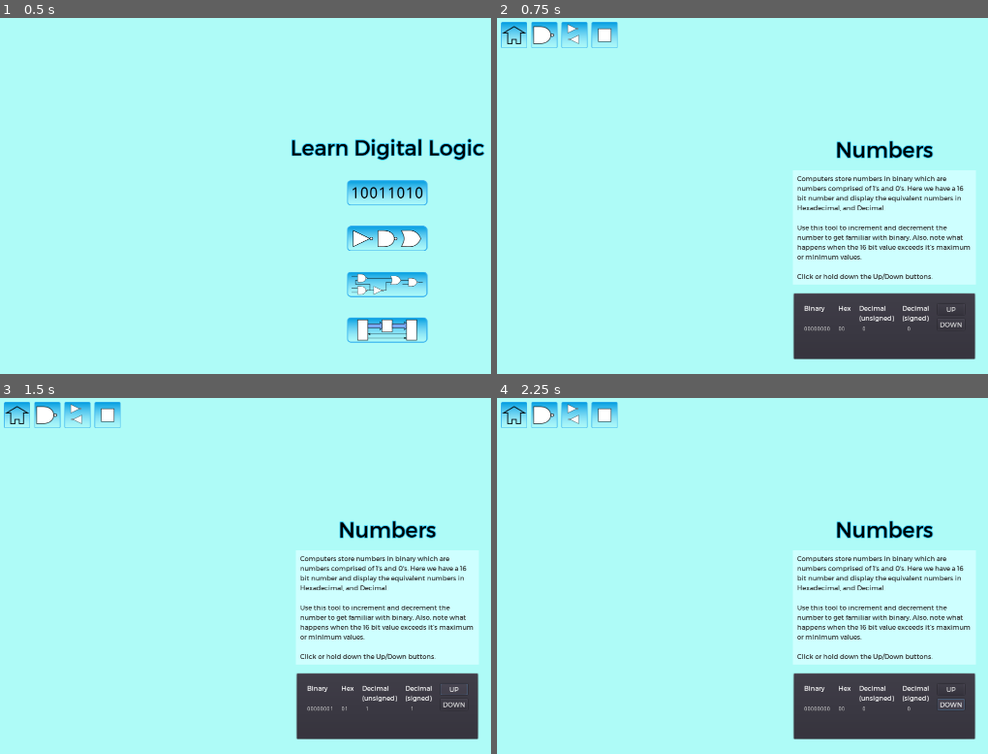
Above: before the commit, frames 1-4 (two rows, left to right).
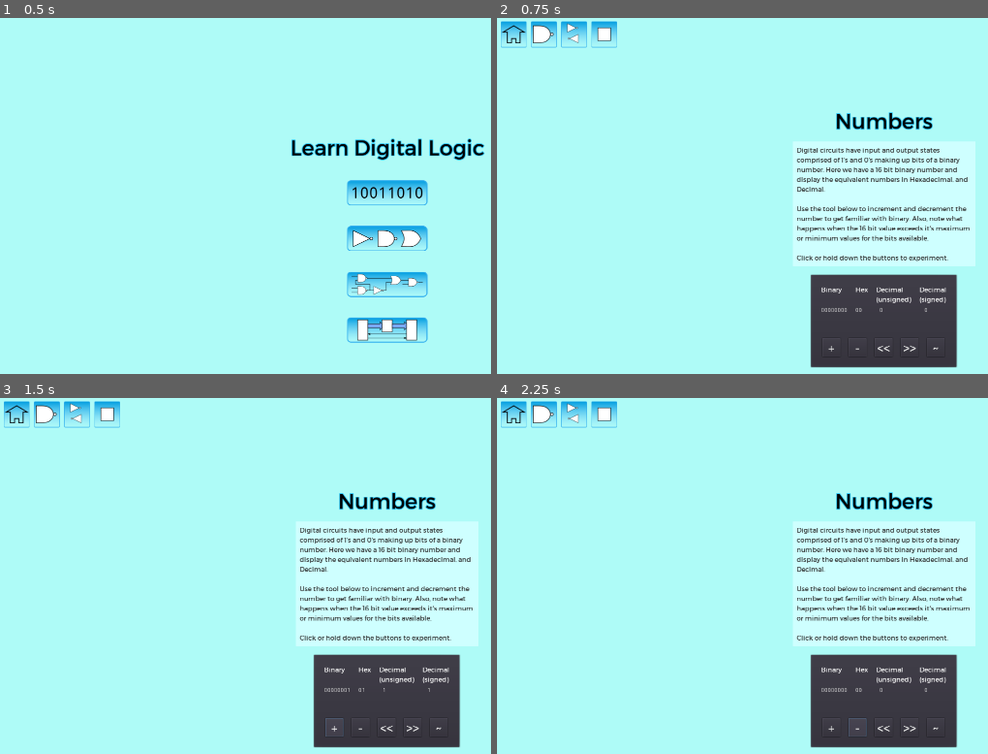
Above: after the commit, the same moments.

Repository: andrew-wilkes/digital-logic
Game: Godot game, scene res://Main.tscn
The game is run twice, just before and just after one commit, with the same random seed, the same clock (stepped at 60 frames per second) and the same inputs.
Inputs (mouse positions are in pixels of both pictures, inside the frame that each line leads up to):
- Up to frame 1 (0.5 s): no input
- Up to frame 2 (0.75 s): click (884, 192) at 0.5 s
- Up to frame 3 (1.5 s): click "UP" (after the commit: "+") at 1.25 s
- Up to frame 4 (2.25 s): click "DOWN" (after the commit: "-") at 2 s

Frame 1 is identical in both runs. In frame 2, 12% of the frame differs, in the area x 0-98%, y 0-99%; in frame 3, 12%; in frame 4, 12%.

Commit message:
Add big buttons to number panel

Diff:
--- a/game/Numbers.gd
+++ b/game/Numbers.gd
@@ -115,3 +115,15 @@
 func _on_AlertTimer_timeout():
 	alert.text = ""
 	warning = false
+
+
+func _on_ShiftLeft_button_down():
+	set_number(number << 1)
+
+
+func _on_ShiftRight_button_down():
+	set_number(number >> 1)
+
+
+func _on_Invert_button_down():
+	set_number(~number)
--- a/game/Numbers.tscn
+++ b/game/Numbers.tscn
@@ -6,10 +6,15 @@
 [ext_resource path="res://TextPanel.tscn" type="PackedScene" id=4]
 [ext_resource path="res://Buttons.tscn" type="PackedScene" id=5]
 [ext_resource path="res://center.gd" type="Script" id=6]
+[ext_resource path="res://assets/big_button_font.tres" type="DynamicFont" id=7]
 
 [node name="Numbers" type="Container"]
 anchor_right = 1.0
 anchor_bottom = 1.0
+margin_left = -1.0
+margin_top = -2.0
+margin_right = -1.0
+margin_bottom = -2.0
 script = ExtResource( 1 )
 __meta__ = {
 "_edit_use_anchors_": false
@@ -34,17 +39,18 @@
 align = 1
 
 [node name="TextPanel" parent="VBox" instance=ExtResource( 4 )]
-text = "Computers store numbers in binary which are numbers comprised of 1's and 0's. Here we have a 16 bit number and display the equivalent numbers in Hexadecimal, and Decimal.
-
-Use this tool to increment and decrement the number to get familiar with binary. Also, note what happens when the 16 bit value exceeds it's maximum or minimum values.
-
-Click or hold down the Up/Down buttons."
+text = "Digital circuits have input and output states comprised of 1's and 0's making up bits of a binary number. Here we have a 16 bit binary number and display the equivalent numbers in Hexadecimal, and Decimal.
+
+Use the tool below to increment and decrement the number to get familiar with binary. Also, note what happens when the 16 bit value exceeds it's maximum or minimum values for the bits available.
+
+Click or hold down the buttons to experiment."
 
 [node name="Panel" type="PanelContainer" parent="VBox"]
+margin_left = 43.0
 margin_top = 337.0
-margin_right = 448.0
-margin_bottom = 501.0
-size_flags_horizontal = 0
+margin_right = 404.0
+margin_bottom = 567.0
+size_flags_horizontal = 4
 size_flags_vertical = 0
 __meta__ = {
 "_edit_use_anchors_": false
@@ -53,8 +59,8 @@
 [node name="MarginContainer" type="MarginContainer" parent="VBox/Panel"]
 margin_left = 7.0
 margin_top = 7.0
-margin_right = 441.0
-margin_bottom = 157.0
+margin_right = 354.0
+margin_bottom = 223.0
 custom_constants/margin_right = 20
 custom_constants/margin_top = 20
 custom_constants/margin_left = 20
@@ -66,15 +72,15 @@
 [node name="VBox" type="VBoxContainer" parent="VBox/Panel/MarginContainer"]
 margin_left = 20.0
 margin_top = 20.0
-margin_right = 414.0
-margin_bottom = 130.0
+margin_right = 327.0
+margin_bottom = 196.0
 custom_constants/separation = 20
 __meta__ = {
 "_edit_use_anchors_": false
 }
 
 [node name="Counter" type="HBoxContainer" parent="VBox/Panel/MarginContainer/VBox"]
-margin_right = 394.0
+margin_right = 307.0
 margin_bottom = 69.0
 custom_constants/separation = 20
 __meta__ = {
@@ -164,32 +170,61 @@
 size_flags_vertical = 0
 text = "0"
 
-[node name="Col5" type="VBoxContainer" parent="VBox/Panel/MarginContainer/VBox/Counter"]
-margin_left = 327.0
-margin_right = 394.0
-margin_bottom = 69.0
-custom_constants/separation = 10
-
-[node name="Up" type="Button" parent="VBox/Panel/MarginContainer/VBox/Counter/Col5"]
-margin_right = 67.0
-margin_bottom = 27.0
-custom_fonts/font = ExtResource( 2 )
-text = "UP"
-
-[node name="Down" type="Button" parent="VBox/Panel/MarginContainer/VBox/Counter/Col5"]
-margin_top = 37.0
-margin_right = 67.0
-margin_bottom = 64.0
-custom_fonts/font = ExtResource( 2 )
-text = "DOWN"
-
 [node name="Alert" type="Label" parent="VBox/Panel/MarginContainer/VBox"]
 margin_top = 89.0
-margin_right = 394.0
+margin_right = 307.0
 margin_bottom = 110.0
 custom_fonts/font = ExtResource( 2 )
 text = "Alert"
 align = 1
+
+[node name="Buttons" type="HBoxContainer" parent="VBox/Panel/MarginContainer/VBox"]
+margin_left = 3.0
+margin_top = 130.0
+margin_right = 303.0
+margin_bottom = 176.0
+size_flags_horizontal = 4
+custom_constants/separation = 20
+
+[node name="Up" type="Button" parent="VBox/Panel/MarginContainer/VBox/Buttons"]
+margin_right = 44.0
+margin_bottom = 46.0
+rect_min_size = Vector2( 44, 0 )
+custom_fonts/font = ExtResource( 7 )
+text = "+"
+
+[node name="Down" type="Button" parent="VBox/Panel/MarginContainer/VBox/Buttons"]
+margin_left = 64.0
+margin_right = 108.0
+margin_bottom = 46.0
+rect_min_size = Vector2( 44, 0 )
+custom_fonts/font = ExtResource( 7 )
+text = "-"
+
+[node name="ShiftLeft" type="Button" parent="VBox/Panel/MarginContainer/VBox/Buttons"]
+margin_left = 128.0
+margin_right = 172.0
+margin_bottom = 46.0
+hint_tooltip = "Bit shift left"
+custom_fonts/font = ExtResource( 7 )
+text = "<<"
+
+[node name="ShiftRight" type="Button" parent="VBox/Panel/MarginContainer/VBox/Buttons"]
+margin_left = 192.0
+margin_right = 236.0
+margin_bottom = 46.0
+hint_tooltip = "Bit shift right"
+custom_fonts/font = ExtResource( 7 )
+text = ">>"
+
+[node name="Invert" type="Button" parent="VBox/Panel/MarginContainer/VBox/Buttons"]
+margin_left = 256.0
+margin_right = 300.0
+margin_bottom = 46.0
+rect_min_size = Vector2( 44, 0 )
+hint_tooltip = "Invert"
+custom_fonts/font = ExtResource( 7 )
+text = "~"
 
 [node name="Timer" type="Timer" parent="."]
 wait_time = 0.5
@@ -199,9 +234,12 @@
 one_shot = true
 
 [node name="Buttons" parent="." instance=ExtResource( 5 )]
-[connection signal="button_down" from="VBox/Panel/MarginContainer/VBox/Counter/Col5/Up" to="." method="_on_Up_button_down"]
-[connection signal="button_up" from="VBox/Panel/MarginContainer/VBox/Counter/Col5/Up" to="." method="_on_Up_button_up"]
-[connection signal="button_down" from="VBox/Panel/MarginContainer/VBox/Counter/Col5/Down" to="." method="_on_Down_button_down"]
-[connection signal="button_up" from="VBox/Panel/MarginContainer/VBox/Counter/Col5/Down" to="." method="_on_Down_button_up"]
+[connection signal="button_down" from="VBox/Panel/MarginContainer/VBox/Buttons/Up" to="." method="_on_Up_button_down"]
+[connection signal="button_up" from="VBox/Panel/MarginContainer/VBox/Buttons/Up" to="." method="_on_Up_button_up"]
+[connection signal="button_down" from="VBox/Panel/MarginContainer/VBox/Buttons/Down" to="." method="_on_Down_button_down"]
+[connection signal="button_up" from="VBox/Panel/MarginContainer/VBox/Buttons/Down" to="." method="_on_Down_button_up"]
+[connection signal="button_down" from="VBox/Panel/MarginContainer/VBox/Buttons/ShiftLeft" to="." method="_on_ShiftLeft_button_down"]
+[connection signal="button_down" from="VBox/Panel/MarginContainer/VBox/Buttons/ShiftRight" to="." method="_on_ShiftRight_button_down"]
+[connection signal="button_down" from="VBox/Panel/MarginContainer/VBox/Buttons/Invert" to="." method="_on_Invert_button_down"]
 [connection signal="timeout" from="Timer" to="." method="_on_Timer_timeout"]
 [connection signal="timeout" from="AlertTimer" to="." method="_on_AlertTimer_timeout"]
--- /dev/null
+++ b/game/assets/big_button_font.tres
@@ -0,0 +1,8 @@
+[gd_resource type="DynamicFont" load_steps=2 format=2]
+
+[ext_resource path="res://assets/Montserrat-Regular.ttf" type="DynamicFontData" id=1]
+
+[resource]
+size = 32
+outline_color = Color( 0.819608, 0.831373, 0.819608, 1 )
+font_data = ExtResource( 1 )
--- a/game/center.gd
+++ b/game/center.gd
@@ -2,6 +2,7 @@
 
 
 func _ready():
+	call_deferred("size_changed")
 	return get_tree().get_root().connect("size_changed", self, "size_changed")
 
 
Not shown: 1 places in game/Numbers.tscn that only renumber resources
